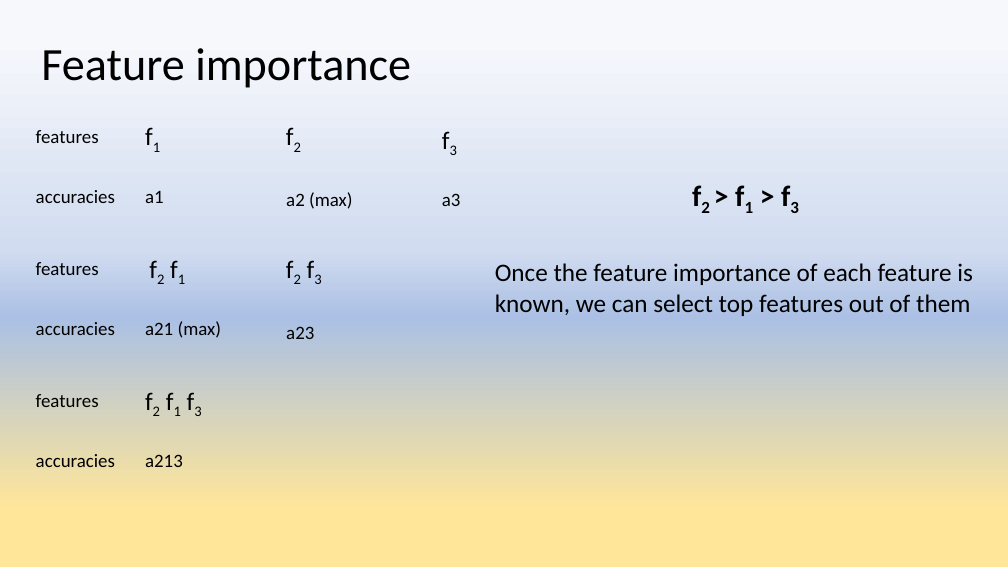
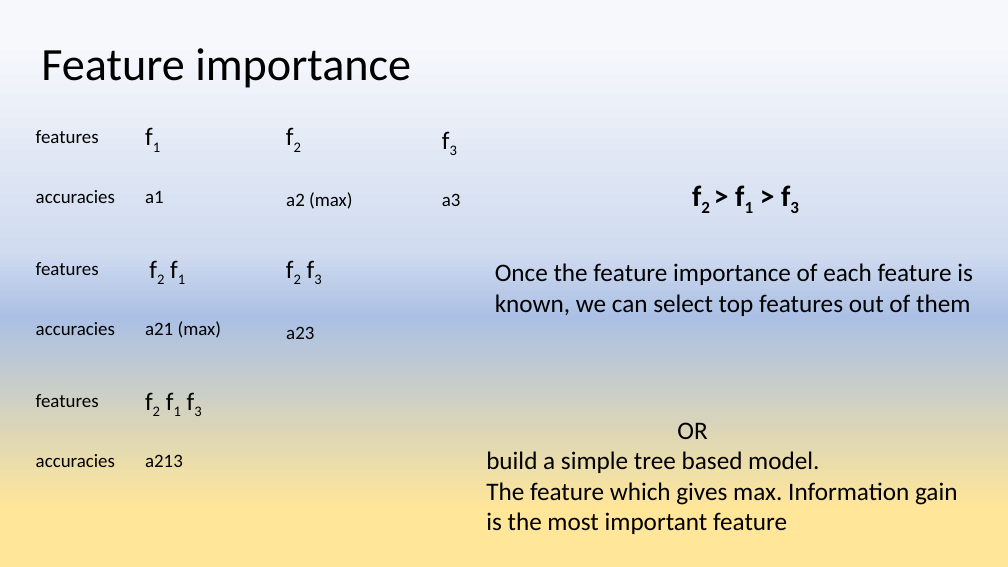
Before and after one commit to anujshr15/-MINOR-PROJECT--Intrusion-Detection-System-, a slide deck: slide 39 of Minor Project presentation.pptx. Drawn at 1008x567 pixels with LibreOffice and Linux fonts; fonts in the diff are those of the drawing. Boxes give left, top, right and bottom in pixels: in the first picture for what was removed or moved away, otherwise in the second. Text is boxed around its words. In the diff, an @@ line names an element or a change of style, - is before the commit and + after.

```diff
--- a/Minor Project presentation.pptx
+++ b/Minor Project presentation.pptx
@@ text added at box(486, 422, 957, 534), 24 pt, text #000000 @@
+OR
+build a simple tree based model.
+The feature which gives max. Information gain
+is the most important feature
```
Also in this commit, not shown: 1 other slide changed.
